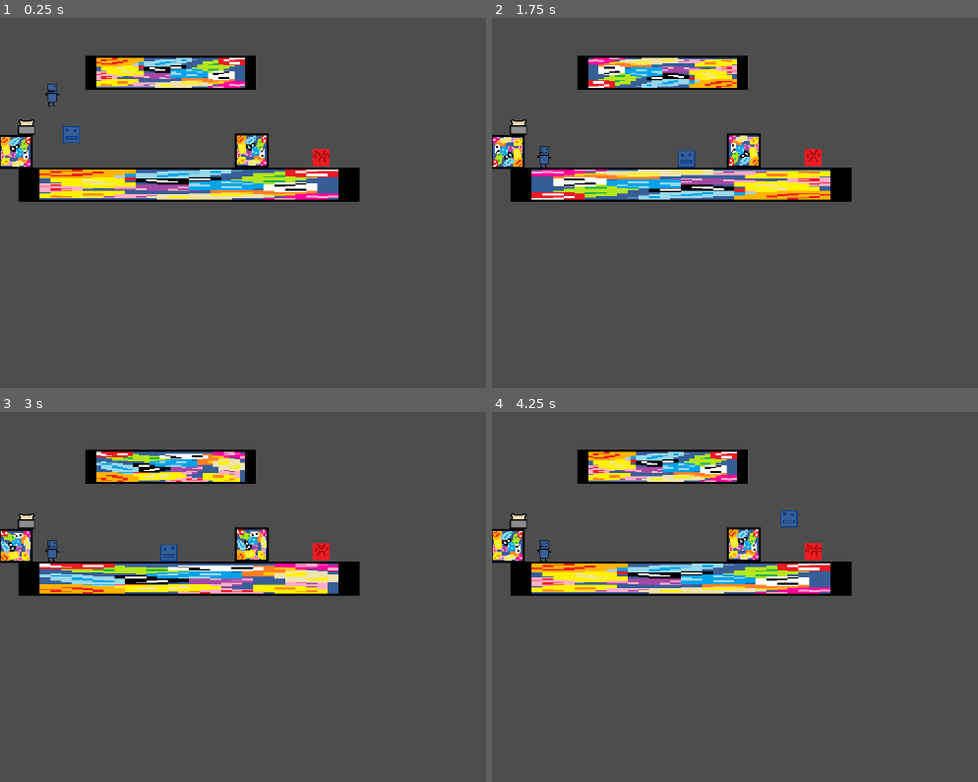
Above: before the commit, frames 1-4 (two rows, left to right).
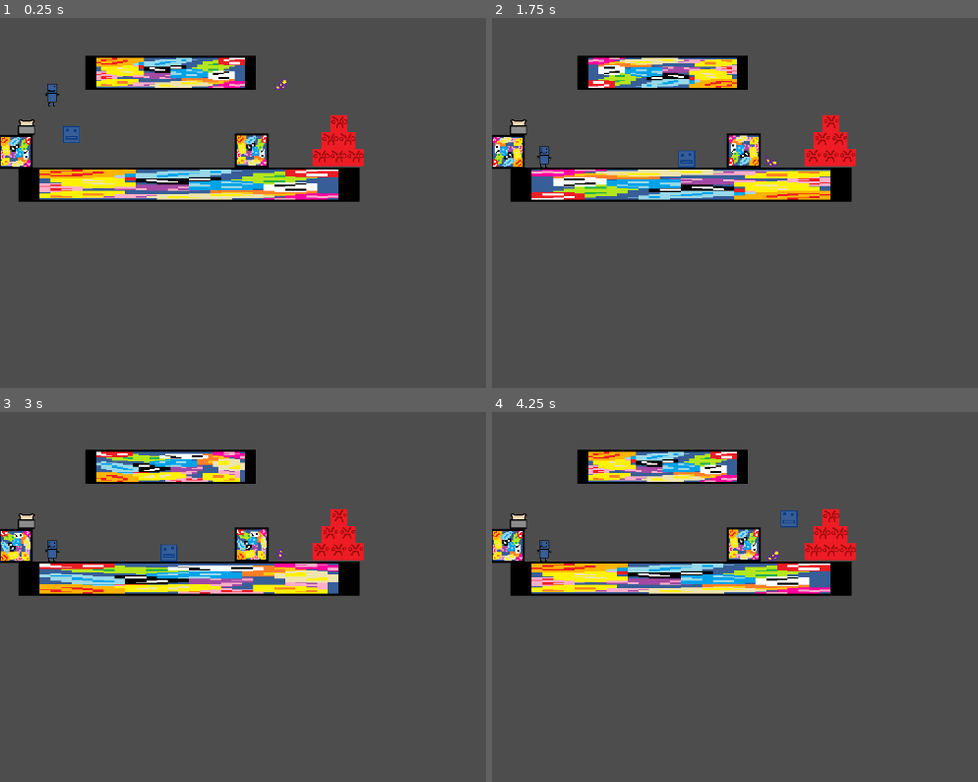
Above: after the commit, the same moments.

Repository: Ksawex4/Block-Jumper-Godot
Game: Godot game, scene res://Scenes/test_room.tscn
The game is run twice, just before and just after one commit, with the same random seed, the same clock (stepped at 60 frames per second) and the same inputs.
Inputs:
- Up to frame 1 (0.25 s): no input
- Up to frame 2 (1.75 s): hold D (FencyRight) from 0.53 s (still down); tap W (FencyJump) at 0.77, 1.52 s
- Up to frame 3 (3 s): release D (FencyRight) at 2.03 s; hold A (FencyLeft) 2.03-2.78 s; hold D (FencyRight) from 2.78 s (still down)
- Up to frame 4 (4.25 s): keep holding D (FencyRight); tap W (FencyJump) at 3.02, 3.77 s

The runs differ from the first frame. In frame 1, 0.9% of the frame differs, in the area x 56-75%, y 16-41%; in frame 2, 0.9%; in frame 3, 0.9%; in frame 4, 0.9%, in the area x 56-75%, y 26-41%.

Commit message:
added a bean

Diff:
--- /dev/null
+++ b/Scenes/Objects/bean.tscn
@@ -0,0 +1,51 @@
+[gd_scene load_steps=10 format=3 uid="uid://ckfel1j514sxw"]
+
+[ext_resource type="Script" uid="uid://bw13g8ceolcsw" path="res://Scripts/bean.gd" id="1_e33er"]
+[ext_resource type="Texture2D" uid="uid://f7mb4au1xa41" path="res://Textures/Bean/BeanF1.png" id="1_obb4n"]
+[ext_resource type="Texture2D" uid="uid://byca2vwav1yhb" path="res://Textures/Bean/BeanF2.png" id="2_e33er"]
+[ext_resource type="Texture2D" uid="uid://b7i1a38wljhdg" path="res://Textures/Bean/BeanF3.png" id="3_8ucdt"]
+[ext_resource type="Texture2D" uid="uid://bg6akmc5sv4t" path="res://Textures/Bean/BeanF4.png" id="4_coo51"]
+
+[sub_resource type="QuadMesh" id="QuadMesh_sas14"]
+size = Vector2(25, 25)
+
+[sub_resource type="AnimatedTexture" id="AnimatedTexture_f0t6d"]
+frames = 4
+speed_scale = 4.0
+frame_0/texture = ExtResource("1_obb4n")
+frame_1/texture = ExtResource("2_e33er")
+frame_1/duration = 1.0
+frame_2/texture = ExtResource("3_8ucdt")
+frame_2/duration = 1.0
+frame_3/texture = ExtResource("4_coo51")
+frame_3/duration = 1.0
+
+[sub_resource type="RectangleShape2D" id="RectangleShape2D_8ucdt"]
+size = Vector2(20, 19)
+
+[sub_resource type="RectangleShape2D" id="RectangleShape2D_e33er"]
+size = Vector2(20, 19)
+
+[node name="Bean" type="CharacterBody2D"]
+collision_layer = 8
+script = ExtResource("1_e33er")
+
+[node name="MeshInstance2D" type="MeshInstance2D" parent="."]
+texture_filter = 1
+rotation = 3.14159
+mesh = SubResource("QuadMesh_sas14")
+texture = SubResource("AnimatedTexture_f0t6d")
+
+[node name="CollisionShape2D" type="CollisionShape2D" parent="."]
+position = Vector2(0, -1.5)
+shape = SubResource("RectangleShape2D_8ucdt")
+
+[node name="Area2D" type="Area2D" parent="."]
+collision_layer = 0
+collision_mask = 2
+
+[node name="CollisionShape2D" type="CollisionShape2D" parent="Area2D"]
+position = Vector2(0, -1.5)
+shape = SubResource("RectangleShape2D_e33er")
+
+[connection signal="body_entered" from="Area2D" to="." method="_on_area_2d_body_entered"]
--- a/Scenes/test_room.tscn
+++ b/Scenes/test_room.tscn
@@ -1,10 +1,11 @@
-[gd_scene load_steps=6 format=3 uid="uid://di2dwbxolcdpe"]
+[gd_scene load_steps=7 format=3 uid="uid://di2dwbxolcdpe"]
 
 [ext_resource type="PackedScene" uid="uid://btuf7ucts5n8c" path="res://Scenes/Objects/fency.tscn" id="1_6idp7"]
 [ext_resource type="PackedScene" uid="uid://cxnvloc13qu04" path="res://Scenes/Objects/pan_loduwka.tscn" id="1_afs4w"]
 [ext_resource type="PackedScene" uid="uid://ds4kjmnylu01w" path="res://Scenes/Objects/bean_block.tscn" id="1_ycph5"]
 [ext_resource type="PackedScene" uid="uid://hhepu0udy5hv" path="res://Scenes/Objects/toasty.tscn" id="2_3tvqv"]
 [ext_resource type="PackedScene" uid="uid://benxxxiyfuc42" path="res://Scenes/Objects/kill_block.tscn" id="5_3tvqv"]
+[ext_resource type="PackedScene" uid="uid://ckfel1j514sxw" path="res://Scenes/Objects/bean.tscn" id="6_548gw"]
 
 [node name="TestRoom" type="Node2D"]
 
@@ -33,3 +34,21 @@
 
 [node name="KillBlock" parent="." instance=ExtResource("5_3tvqv")]
 position = Vector2(471, 253)
+
+[node name="KillBlock2" parent="." instance=ExtResource("5_3tvqv")]
+position = Vector2(496, 253)
+
+[node name="KillBlock3" parent="." instance=ExtResource("5_3tvqv")]
+position = Vector2(484, 228)
+
+[node name="KillBlock6" parent="." instance=ExtResource("5_3tvqv")]
+position = Vector2(497, 203)
+
+[node name="KillBlock4" parent="." instance=ExtResource("5_3tvqv")]
+position = Vector2(521, 253)
+
+[node name="KillBlock5" parent="." instance=ExtResource("5_3tvqv")]
+position = Vector2(509, 228)
+
+[node name="Bean" parent="." instance=ExtResource("6_548gw")]
+position = Vector2(411, 126)
--- a/Scripts/Global.gd
+++ b/Scripts/Global.gd
@@ -4,6 +4,7 @@
 var FencyHP = 10
 var ToastyHP = 10
 var PanLoduwkaHP = 10
+var Beans = 0
 
 func _process(delta: float) -> void:
 	if Input.is_action_just_pressed("Quit"):
--- /dev/null
+++ b/Scripts/bean.gd
@@ -0,0 +1,12 @@
+extends CharacterBody2D
+
+@export var value = 1
+
+func _physics_process(delta: float) -> void:
+	velocity.y += Global.Gravity
+	move_and_slide()
+
+func _on_area_2d_body_entered(body: Node2D) -> void:
+	queue_free()
+	Global.Beans += value
+	print(Global.Beans)
Not shown, added: Scripts/bean.gd.uid
Binary file added: Textures/Bean/BeanF1.png
Not shown, added: Textures/Bean/BeanF1.png.import
Binary file added: Textures/Bean/BeanF2.png
Not shown, added: Textures/Bean/BeanF2.png.import
Binary file added: Textures/Bean/BeanF3.png
Not shown, added: Textures/Bean/BeanF3.png.import
Binary file added: Textures/Bean/BeanF4.png
Not shown, added: Textures/Bean/BeanF4.png.import
